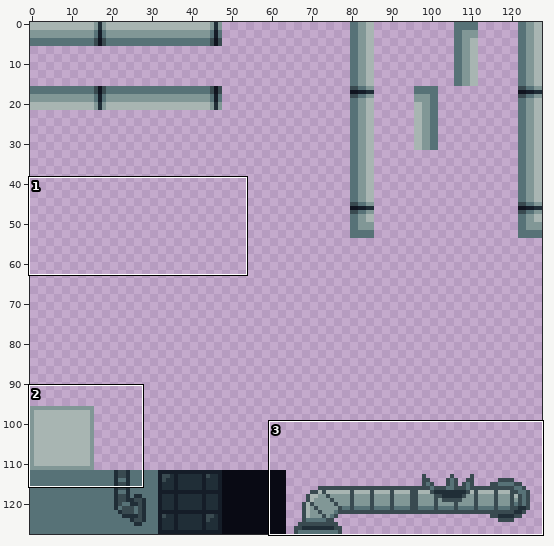
Pixel-art file -- art/aseprite/lab.aseprite. The picture above shows the old version from afar; the outline marks the close-up.
Close-up. Earlier state:
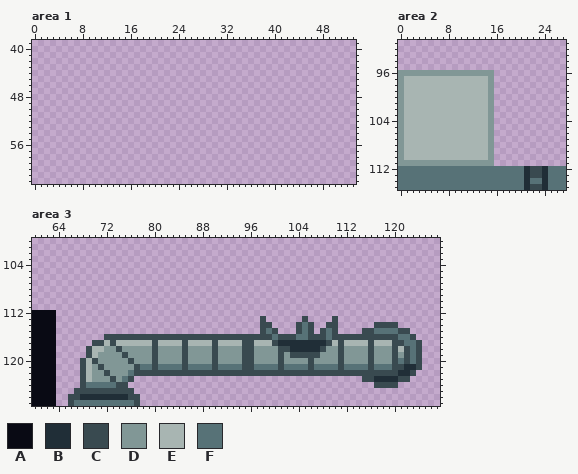
128x128 pixels, 1 frame. Shown: area 1: x 0..53, y 39..62; area 2: x 0..27, y 91..115; area 3: x 60..127, y 100..127. The commit also changed other parts of the picture, which this record leaves out.
Palette (. is transparent): A #090a14  B #202e37  C #394a50  D #819796  E #a8b5b2  F #577277
Pixels before, area 2, first column x 0:
 96 DDDDDDDDDDDDDDDD............
 97 DEEEEEEEEEEEEEED............
 98 DEEEEEEEEEEEEEED............
 99 DEEEEEEEEEEEEEED............
100 DEEEEEEEEEEEEEED............
101 DEEEEEEEEEEEEEED............
102 DEEEEEEEEEEEEEED............
103 DEEEEEEEEEEEEEED............
104 DEEEEEEEEEEEEEED............
105 DEEEEEEEEEEEEEED............
106 DEEEEEEEEEEEEEED............
107 DEEEEEEEEEEEEEED............
108 DEEEEEEEEEEEEEED............
109 DEEEEEEEEEEEEEED............
110 DEEEEEEEEEEEEEED............
111 DDDDDDDDDDDDDDDD............
112 FFFFFFFFFFFFFFFFFFFFFBCCBFFF
113 FFFFFFFFFFFFFFFFFFFFFBCCBFFF
114 FFFFFFFFFFFFFFFFFFFFFBFFBFFF
115 FFFFFFFFFFFFFFFFFFFFFBCCBFFF
Pixels before, area 3, first column x 60:
112 AAAA.............................................................
113 AAAA..................................C......C....C..............
114 AAAA..................................CC....CFC..CC......CCCC....
115 AAAA..................................CFC...CFC.CFC....CCFFFFCC..
116 AAAA........CCCCCCCCCCCCCCCCCCCCCCCCCCCCFCCCFFCCCFCCCCCCCCCCCFFC.
117 AAAA......CCECEEEEEECEEEECEEEECEEEECCEEECBBBBBBBBCECEEEECEEECCFFC
118 AAAA.....CEEDDCDDDDDCDDDDCDDDDCDDDDCCDDDDCCBBBBBCDDCDDDDCDDDCECFC
119 AAAA.....CEDDDDCDDDDCDDDDCDDDDCDDDDCCDDDDCDCCCCCDDDCDDDDCDDDCDCFC
120 AAAA....CECDDDDDCDDDCDDDDCDDDDCDDDDCCDDDDCDDDDCDDDDCDDDDCDDDCFCFC
121 AAAA....CEDCDDDDDCFFCFFFFCFFFFCFFFFCCFFFFCFFFFCFFFFCFFFFCFFFCCBBC
122 AAAA....CEDDCDDDFCCCCCCCCCCCCCCCCCCCCCCCCCCCCCCCCCCCCCCCCCCCCBBC.
123 AAAA....CEDDDCDFC......................................CCBBBBCC..
124 AAAA....CFFFFFCC.........................................CCCC....
125 AAAA...CCCCCCCCCC................................................
126 AAAA..CCBBBBBBBBCC...............................................
127 AAAA..CFFFFFFFFFFC...............................................
And afterwards:
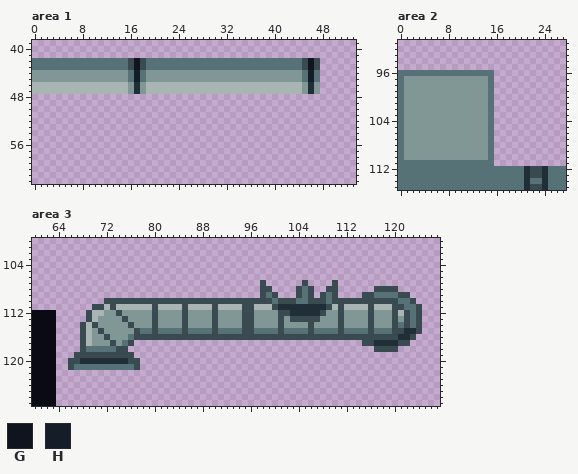
Colours new in this view: G #10141f  H #151d28
Difference:
Changed rows in their new state; - is an unchanged pixel.
Area 1:
first column x 0:
42 FFFFFFFFFFFFFFFFCGCFFFFFFFFFFFFFFFFFFFFFFFFFFCGC
43 FFFFFFFFFFFFFFFFCGCFFFFFFFFFFFFFFFFFFFFFFFFFFCGC
44 DDDDDDDDDDDDDDDDFHFDDDDDDDDDDDDDDDDDDDDDDDDDDFHF
45 DDDDDDDDDDDDDDDDFHFDDDDDDDDDDDDDDDDDDDDDDDDDDFHF
46 EEEEEEEEEEEEEEEEDBDEEEEEEEEEEEEEEEEEEEEEEEEEEDBD
47 EEEEEEEEEEEEEEEEDBDEEEEEEEEEEEEEEEEEEEEEEEEEEDBD
Area 2:
first column x 0:
 96 FFFFFFFFFFFFFFFF
 97 FDDDDDDDDDDDDDDF
 98 FDDDDDDDDDDDDDDF
 99 FDDDDDDDDDDDDDDF
100 FDDDDDDDDDDDDDDF
101 FDDDDDDDDDDDDDDF
102 FDDDDDDDDDDDDDDF
103 FDDDDDDDDDDDDDDF
104 FDDDDDDDDDDDDDDF
105 FDDDDDDDDDDDDDDF
106 FDDDDDDDDDDDDDDF
107 FDDDDDDDDDDDDDDF
108 FDDDDDDDDDDDDDDF
109 FDDDDDDDDDDDDDDF
110 FDDDDDDDDDDDDDDF
111 FFFFFFFFFFFFFFFF
Area 3:
first column x 66:
107 --------------------------------C------C----C--------------
108 --------------------------------CC----CFC--CC------CCCC----
109 --------------------------------CFC---CFC-CFC----CCFFFFCC--
110 ------CCCCCCCCCCCCCCCCCCCCCCCCCCCCFCCCFFCCCFCCCCCCCCCCCFFC-
111 ----CCECEEEEEECEEEECEEEECEEEECCEEECBBBBBBBBCECEEEECEEECCFFC
112 ---CEEDDCDDDDDCDDDDCDDDDCDDDDCCDDDDCCBBBBBCDDCDDDDCDDDCECFC
113 ---CEDDDDCDDDDCDDDDCDDDDCDDDDCCDDDDCDCC-CCDDDCDDDDCDDDCDCFC
114 --CECDDDDDCDDDCDDDDCDDDDCDDDDCCDDDDCDDDD-DDDDCDDDDCDDD-FCFC
115 --CEDCDDDDDCFFCFFFFCFFFFCFFFFCCFF-FCFFF--FF-FCFFFF----C-BBC
116 --CEDD-DDDF-----------------------C---CC---C-----------BB--
117 --CEDDD-DFC......................................C-BBBB-C..
118 --CFFFFF-C.........................................CCC-....
119 -CC-CCCCC-C................................................
120 CCBBBBBBBB-C...............................................
121 CFFFFFFFFFF-...............................................
122 --........................................................-
123 --.........--------------------------------------........--
124 --........-----------------------------------------....----
125 -..........------------------------------------------------
126 ............-----------------------------------------------
127 ............-----------------------------------------------
